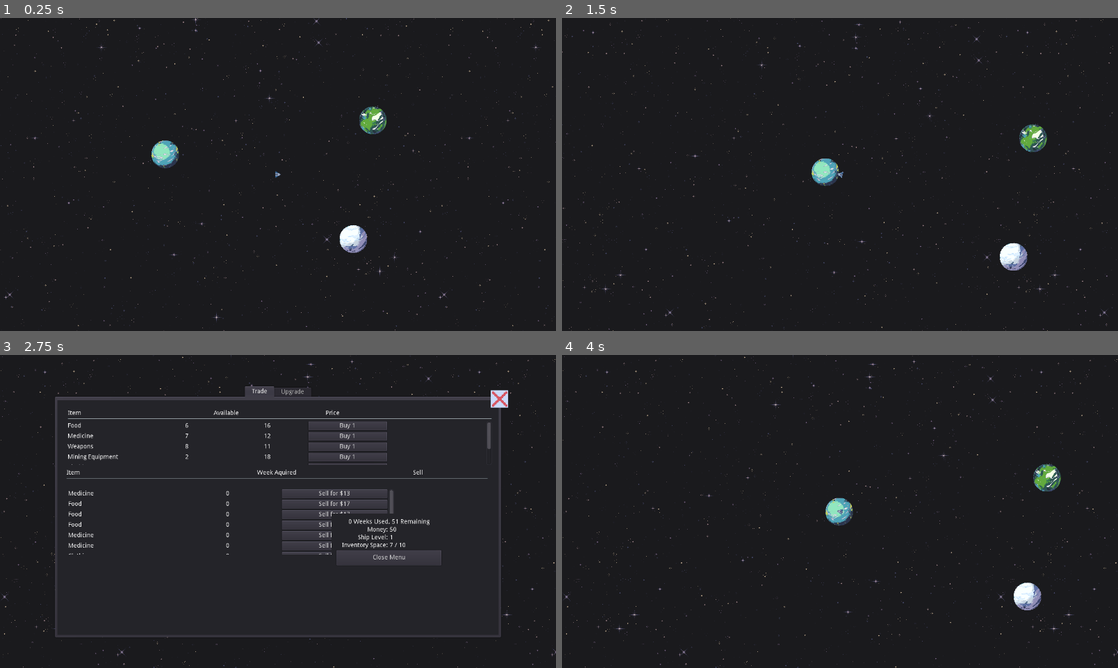
Above: before the commit, frames 1-4 (two rows, left to right).
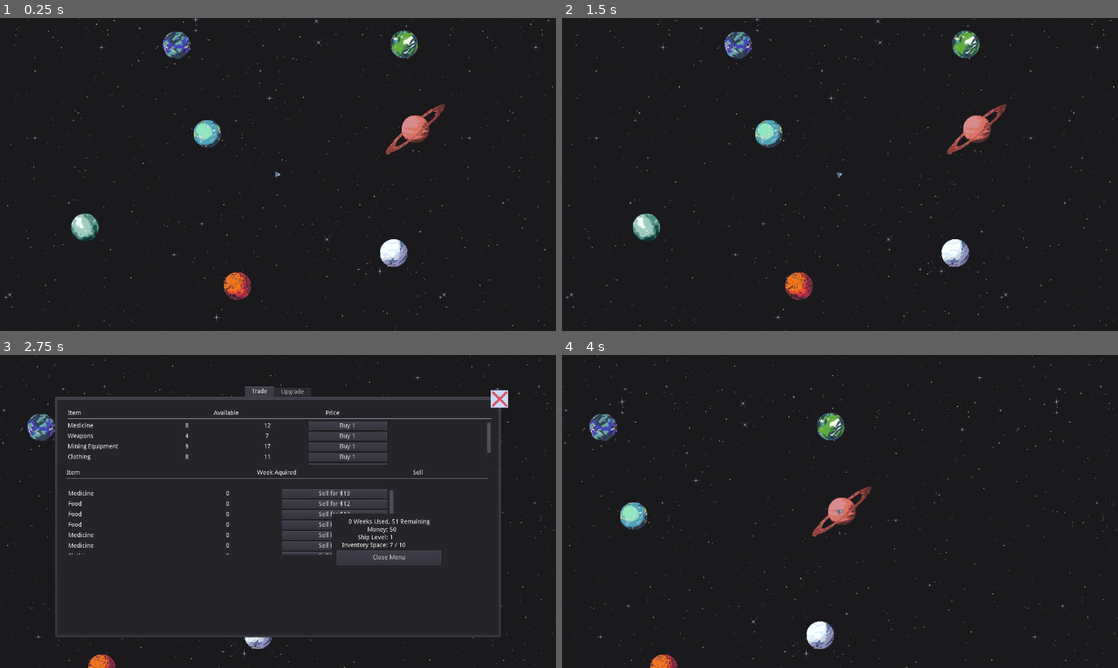
Above: after the commit, the same moments.

Repository: shadowhen/Star-Trader
Game: Godot game, scene res://World.tscn
Two runs of this game, one before a commit and one after it. Both use one fixed random seed, a clock stepped at 60 frames per second and the inputs below.
Inputs (mouse positions are in pixels of both pictures, inside the frame that each line leads up to):
- Up to frame 1 (0.25 s): no input
- Up to frame 2 (1.5 s): tap Enter at 0.5 s; move the mouse to (728, 152) at 0.52 s; press the mouse at (728, 152) at 0.53 s; hold Right (ui_right) 0.53-1.28 s; move the mouse to (990, 130) at 1.27 s; release the mouse at (990, 130) at 1.28 s; hold Down (ui_down) from 1.28 s (still down); tap T (trade) at 1.35 s; click (990, 130) at 1.42 s
- Up to frame 3 (2.75 s): move the mouse to (467, 596) at 2.02 s; release Down (ui_down) at 2.03 s; press the mouse at (467, 596) at 2.03 s; hold Right (ui_right) from 2.03 s (still down)
- Up to frame 4 (4 s): move the mouse to (812, 574) at 2.77 s; release Right (ui_right) at 2.78 s; release the mouse at (812, 574) at 2.78 s; hold Up (ui_up) 2.78-3.53 s; tap T (trade) at 2.85 s; click (812, 574) at 2.92 s; tap Space at 3.5 s; move the mouse to (1006, 558) at 3.52 s; press the mouse at (1006, 558) at 3.53 s; hold Left (ui_left) from 3.53 s (still down)

The runs differ from the first frame. In frame 1, 3.7% of the frame differs, in the area x 12-80%, y 3-90%; in frame 2, 4.8%, in the area x 0-100%, y 0-100%; in frame 3, 1.4%; in frame 4, 4.0%.

Commit message:
added 4 more planets

Diff:
--- a/World.tscn
+++ b/World.tscn
@@ -6,8 +6,12 @@
 [ext_resource path="res://planets/Planet.tscn" type="PackedScene" id=4]
 [ext_resource path="res://Game.gd" type="Script" id=5]
 [ext_resource path="res://player/PlayerCamera.gd" type="Script" id=6]
-[ext_resource path="res://planets/wet_world.png" type="Texture" id=7]
-[ext_resource path="res://planets/ice_world.png" type="Texture" id=8]
+[ext_resource path="res://planets/art/wet_world.png" type="Texture" id=7]
+[ext_resource path="res://planets/art/ice_world.png" type="Texture" id=8]
+[ext_resource path="res://planets/art/lava_world.png" type="Texture" id=9]
+[ext_resource path="res://planets/art/red_gas_giant_world.png" type="Texture" id=10]
+[ext_resource path="res://planets/art/dry_world.png" type="Texture" id=11]
+[ext_resource path="res://planets/art/strange_world.png" type="Texture" id=12]
 
 [node name="World" type="Node2D"]
 script = ExtResource( 5 )
@@ -37,19 +41,43 @@
 [node name="Planets" type="Node" parent="."]
 
 [node name="Planet1" parent="Planets" instance=ExtResource( 4 )]
-position = Vector2( -260, -47 )
+position = Vector2( -163, -94 )
 
 [node name="Planet2" parent="Planets" instance=ExtResource( 4 )]
-position = Vector2( 218, -125 )
+position = Vector2( 290, -300 )
 
 [node name="Sprite" parent="Planets/Planet2" index="0"]
 texture = ExtResource( 7 )
 
 [node name="Planet3" parent="Planets" instance=ExtResource( 4 )]
-position = Vector2( 173, 148 )
+position = Vector2( 266, 180 )
 
 [node name="Sprite" parent="Planets/Planet3" index="0"]
 texture = ExtResource( 8 )
+
+[node name="Planet4" parent="Planets" instance=ExtResource( 4 )]
+position = Vector2( -94, 256 )
+
+[node name="Sprite" parent="Planets/Planet4" index="0"]
+texture = ExtResource( 9 )
+
+[node name="Planet5" parent="Planets" instance=ExtResource( 4 )]
+position = Vector2( -234, -298 )
+
+[node name="Sprite" parent="Planets/Planet5" index="0"]
+texture = ExtResource( 12 )
+
+[node name="Planet6" parent="Planets" instance=ExtResource( 4 )]
+position = Vector2( 316, -105 )
+
+[node name="Sprite" parent="Planets/Planet6" index="0"]
+texture = ExtResource( 10 )
+
+[node name="Planet7" parent="Planets" instance=ExtResource( 4 )]
+position = Vector2( -445, 121 )
+
+[node name="Sprite" parent="Planets/Planet7" index="0"]
+texture = ExtResource( 11 )
 
 [node name="GUI" type="CanvasLayer" parent="."]
 
@@ -60,3 +88,7 @@
 
 [editable path="Planets/Planet2"]
 [editable path="Planets/Planet3"]
+[editable path="Planets/Planet4"]
+[editable path="Planets/Planet5"]
+[editable path="Planets/Planet6"]
+[editable path="Planets/Planet7"]
--- a/planets/Planet.tscn
+++ b/planets/Planet.tscn
@@ -1,6 +1,6 @@
 [gd_scene load_steps=4 format=2]
 
-[ext_resource path="res://planets/sea_world.png" type="Texture" id=1]
+[ext_resource path="res://planets/art/sea_world.png" type="Texture" id=1]
 [ext_resource path="res://planets/Planet.gd" type="Script" id=2]
 
 [sub_resource type="CircleShape2D" id=2]
Not shown: 1 places in World.tscn that only renumber resources
Binary file added: planets/art/dry_world.png
Not shown, added: planets/art/dry_world.png.import
Renamed: planets/ice_world.png -> planets/art/ice_world.png
Not shown, added: planets/art/ice_world.png.import
Binary file added: planets/art/lava_world.png
Not shown, changed: planets/art/lava_world.png.import
Binary file added: planets/art/red_gas_giant_world.png
Not shown, added: planets/art/red_gas_giant_world.png.import
Renamed: planets/sea_world.png -> planets/art/sea_world.png
Not shown, added: planets/art/sea_world.png.import
Binary file added: planets/art/strange_world.png
(and 3 more such lines)
